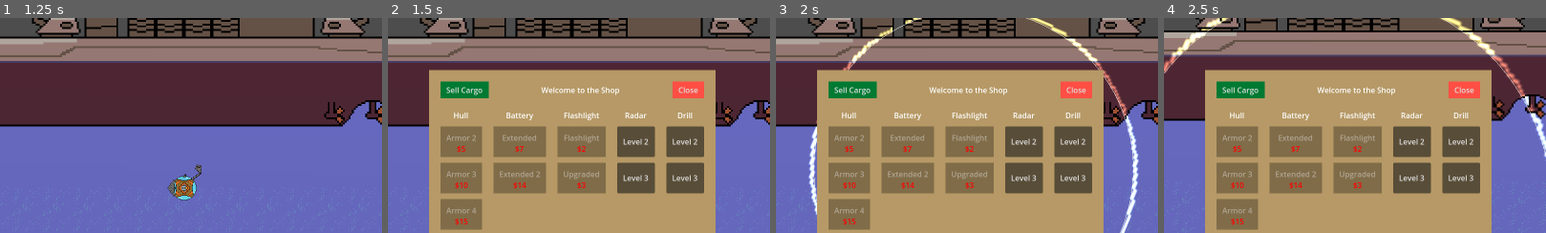
Above: before the commit, frames 1-4 (left to right).
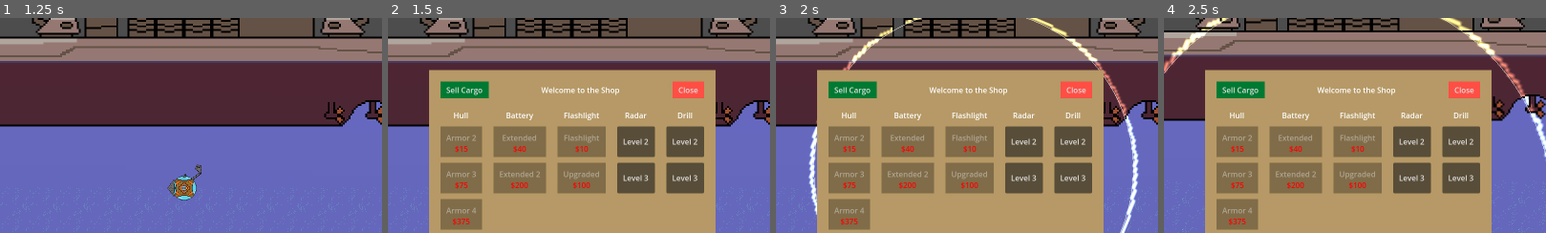
Above: after the commit, the same moments.

Repository: deruitda/ludum-dare-57
Game: Godot game, scene res://scenes/main.tscn
Two runs of this game, one before a commit and one after it. Both use one fixed random seed, a clock stepped at 60 frames per second and the inputs below. Sound files missing from this copy of the repository are replaced by a short silence.
Inputs:
- Up to frame 1 (1.25 s): click "Ping Sonar" at 0.5 s
- Up to frame 2 (1.5 s): click "Open Shop" at 1.25 s
- Up to frame 3 (2 s): no input
- Up to frame 4 (2.5 s): tap Enter at 2 s; hold D (move_right) from 2.03 s (still down); tap R at 2.1 s
The pictures show only the part of the screen within x 26-76%, y 10-60%; the shares and areas given below are measured in that part.

Frame 1 is identical in both runs. In frame 2, 0.5% of the frame differs, in the area x 17-53%, y 59-97%; in frame 3, 0.5%; in frame 4, 0.5%.

Commit message:
value changes

Diff:
--- a/scenes/shop/shop_items/battery_upgrade_extended.tres
+++ b/scenes/shop/shop_items/battery_upgrade_extended.tres
@@ -6,7 +6,9 @@
 
 [resource]
 script = ExtResource("2_wh1i4")
-price = 7
+price = 40
 tooltip = "Extend battery by 50%"
+is_infinitely_purchaseable = false
 unlocked_by_item_resource = ExtResource("3_wh1i4")
 item_resource = ExtResource("1_v7a7q")
+is_initially_disabled = false
--- a/scenes/shop/shop_items/battery_upgrade_extended_2.tres
+++ b/scenes/shop/shop_items/battery_upgrade_extended_2.tres
@@ -6,7 +6,9 @@
 
 [resource]
 script = ExtResource("2_dv5ma")
-price = 14
+price = 200
 tooltip = "Extends battery life by 50%"
+is_infinitely_purchaseable = false
 unlocked_by_item_resource = ExtResource("1_xr3y2")
 item_resource = ExtResource("1_dv5ma")
+is_initially_disabled = false
--- a/scenes/shop/shop_items/flashlight_upgrade_1.tres
+++ b/scenes/shop/shop_items/flashlight_upgrade_1.tres
@@ -5,7 +5,7 @@
 
 [resource]
 script = ExtResource("2_2musp")
-price = 2
+price = 10
 tooltip = "Flashlight helps you see"
 is_infinitely_purchaseable = false
 item_resource = ExtResource("1_ukgpg")
--- a/scenes/shop/shop_items/flashlight_upgrade_2.tres
+++ b/scenes/shop/shop_items/flashlight_upgrade_2.tres
@@ -6,7 +6,7 @@
 
 [resource]
 script = ExtResource("1_ereq5")
-price = 3
+price = 100
 tooltip = "Upgraded flashlight"
 is_infinitely_purchaseable = false
 unlocked_by_item_resource = ExtResource("3_hngt0")
--- a/scenes/shop/shop_items/hull_upgrade_zone_2.tres
+++ b/scenes/shop/shop_items/hull_upgrade_zone_2.tres
@@ -6,7 +6,9 @@
 
 [resource]
 script = ExtResource("2_n4bbn")
-price = 5
+price = 15
 tooltip = "Survive Zone 2"
+is_infinitely_purchaseable = false
 unlocked_by_item_resource = ExtResource("3_n4bbn")
 item_resource = ExtResource("1_rt0wn")
+is_initially_disabled = false
--- a/scenes/shop/shop_items/hull_upgrade_zone_3.tres
+++ b/scenes/shop/shop_items/hull_upgrade_zone_3.tres
@@ -6,7 +6,9 @@
 
 [resource]
 script = ExtResource("2_rt03e")
-price = 10
+price = 75
 tooltip = "Survive Zone 3"
+is_infinitely_purchaseable = false
 unlocked_by_item_resource = ExtResource("3_rt03e")
 item_resource = ExtResource("1_ldeuc")
+is_initially_disabled = false
--- a/scenes/shop/shop_items/hull_upgrade_zone_4.tres
+++ b/scenes/shop/shop_items/hull_upgrade_zone_4.tres
@@ -6,7 +6,9 @@
 
 [resource]
 script = ExtResource("2_dy4pa")
-price = 15
+price = 375
 tooltip = "Survive Zone 4"
+is_infinitely_purchaseable = false
 unlocked_by_item_resource = ExtResource("3_ewe4g")
 item_resource = ExtResource("1_ewe4g")
+is_initially_disabled = false
